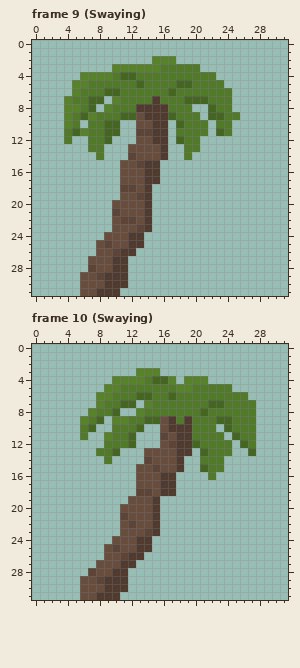
Two states of a pixel-art file, res/tex/entities/objects/trees/palmtree.ase. That is the earlier state.
32x32 pixels, 10 frames. Colours within 5 levels of each other are drawn and written as one. Shown: frame 9 (Swaying), frame 10 (Swaying).
Once edited:
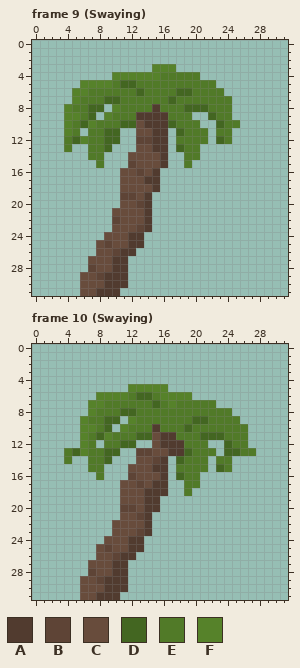
Palette (. is transparent): A #513b2f  B #5e4436  C #684c3c  D #436621  E #517a28  F #56822a
Diff:
Changed rows in their new state; - is an unchanged pixel.
Frame 9 (Swaying):
first column x 4:
 2 -----------...--------
 3 ------.....-FF...-----
 4 --....FFFFFF-----..---
 5 -.-FFF-DDE----EE---.--
 6 --F--EE--D---EDD----.-
 7 .F-EEDD----E-D-EEE----
 8 -E--D.F--EE-E--DDDE---
 9 -FED.F-EEA---E--.--E-.
10 --DF-EEDD-A--DE--.-D-E
11 FE.------CC---D----E--
12 -DF---D--BB---E--E-DE-
13 E----D--.--A--D-------
14 ---E----C-------E-----
15 ----E--.BCCCA--E------
16 ---------BC-----------
18 -------CC-CA----------
19 -------BBC------------
20 ------.--B------------
21 ------C---------------
22 ------BCC-------------
Frame 10 (Swaying):
first column x 4:
 3 ---------...------------
 4 ------........-...------
 5 -----...FFFFF........---
 6 ------FF----FFFF.......-
 7 ---F---EEEED-F----E.....
 8 ------EDDE-------E---...
 9 ----EDD.F-EEEE-EDD-EE-..
10 --FFED.F-EEAEEED---EE--.
11 --FED---EDDCAAEE-DDDEE-.
12 --FE---D---CAA-EE-..DEE.
13 EDFE-D---BB--A-DEE-.DDEE
14 E--EED---CCBA.DEE-.-E---
15 ---EE---C--AA.EEEE.DE---
16 ----E---B----.DEE-.-----
17 -------CCB-A-.-EE-------
18 -------CCCAA-.-E--------
19 -------C--A-------------
20 -------BB-A-------------
21 -------C-BA.------------
22 ------C-C-A.------------
23 ------C--BA.------------
24 -----C--A-.-------------
25 ----CBC-A-.-------------
26 ----C-BA-.--------------
27 ---C--A-.---------------
Changed places in both pictures, as pixel boxes (x1, y1, x2, y2):
changed: (64, 56, 240, 224)
changed: (64, 368, 256, 568)
